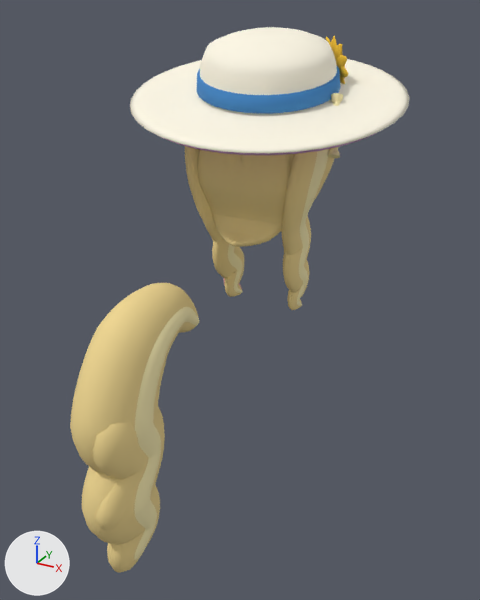
Renders of the glTF model hair/fair_flyer.glb from each side of a commit.
Both versions are drawn from a camera (50 mm lens) standing at (0.728, -1.252, 1.263) and looking at (0.041, -0.002, 0.638). The lights are fixed; the arrows at lower left show +X, +Y and +Z. The first picture is the older version. Vertices at exactly the same position are counted once.

Names of what the first picture shows: 'FairFlyerDevkitMane', 'FairFlyerDevkitTail'.
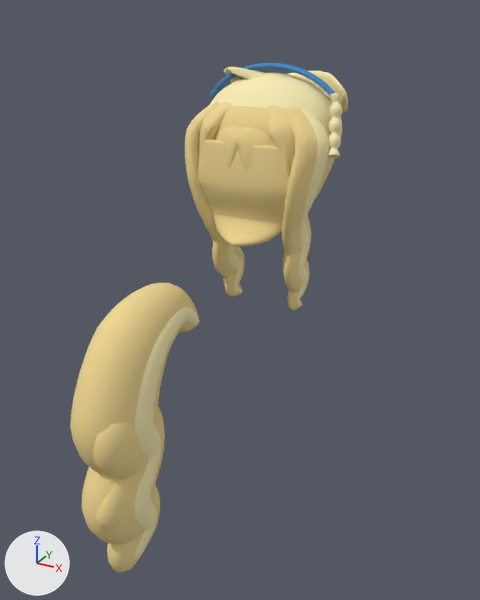
Changed parts and their boxes (x1, y1, x2, y2) in the pictures (480 x 600 px):
'FairFlyerDevkitMane', reshaped (42% narrower, 13% shorter)
    before: (130, 27, 410, 310)
    after: (185, 63, 348, 310)
part 1 of me_fairflyerdevkitmane, added (blue)
    after: (210, 63, 335, 96)
part 2 of me_fairflyerdevkitmane, deleted
    before: (326, 36, 348, 84)
part 3 of me_fairflyerdevkitmane, deleted
    before: (130, 27, 410, 155)

What the commit changed:
me_fairflyerdevkitmane is used by ob_fairflyerdevkitmane; location (0.0, 0.0, 0.0).
me_fairflyerdevkitmane had 15828 vertices, 31536 faces and spanned x -0.324..0.324, y -0.106..0.528, z 0.537..1.221.
me_fairflyerdevkitmane now has 13468 vertices, 26876 faces and spans x -0.188..0.209, y 0.039..0.412, z 0.537..1.145.
me_fairflyerdevkitmane part 1: a new loose piece of 372 vertices spanning x -0.17..0.17, y 0.222..0.248, z 1.062..1.145, in mat_fairflyerhair2 (blue #3e86c8).
me_fairflyerdevkitmane part 2: 13 loose pieces with 1486 vertices, spanning x 0.053..0.164, y 0.292..0.38, z 1.066..1.203, are deleted.
me_fairflyerdevkitmane part 3: 1246 vertices removed from x -0.324..0.324, y -0.106..0.528, z 0.991..1.221.
me_fairflyerdevkitmane no longer uses material mat_fairflyerhair4 (pale yellow #fff9e6).
me_fairflyerdevkitmane no longer uses material mat_fairflyerhair5 (pink #e3a8dc).
me_fairflyerdevkitmane no longer uses material mat_fairflyerhair6 (yellow #f6c431).
me_fairflyerdevkitmane no longer uses material mat_fairflyerhair7 (brown #6b4423).
